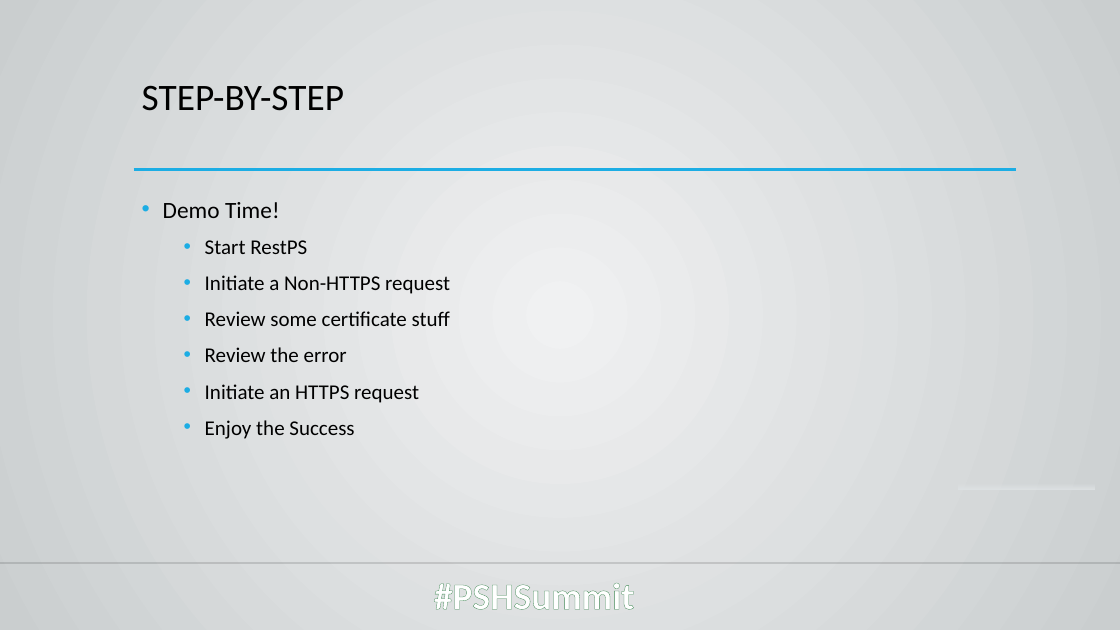
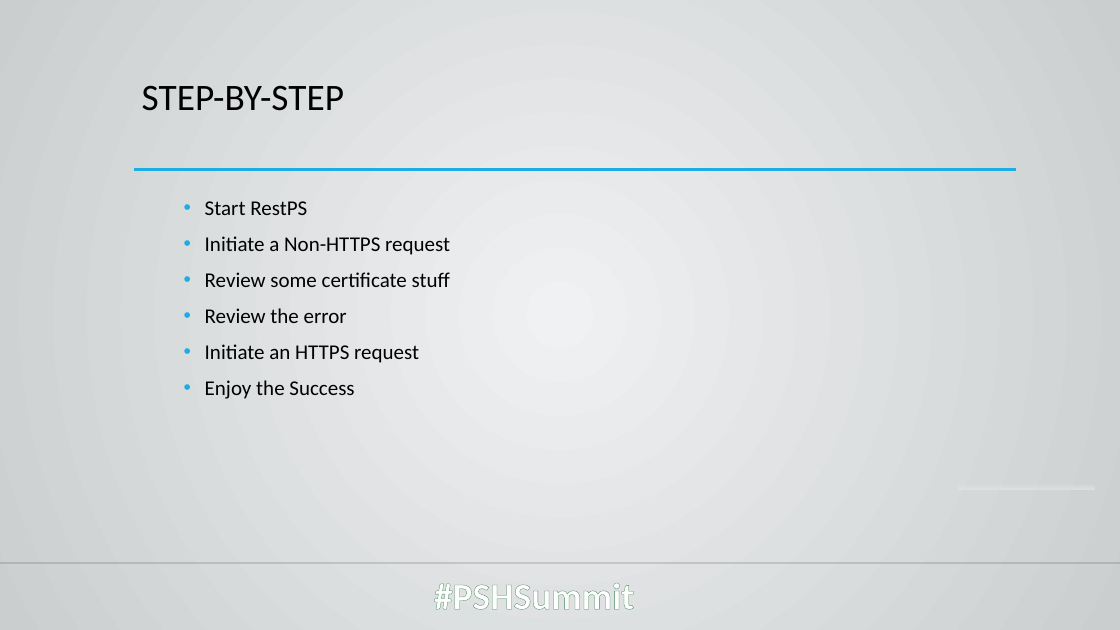
Before and after one commit to jpsider/Invoke-Automation, a slide deck: slide 6 of Powershell/PowerShellConference2022/Sider_PSConf_2022.pptx. Drawn at 1120x630 pixels with LibreOffice and Linux fonts; fonts in the diff are those of the drawing; background and template pictures are left out. Boxes give left, top, right and bottom in pixels: in the first picture for what was removed or moved away, otherwise in the second. Text is boxed around its words. In the diff, an @@ line names an element or a change of style, - is before the commit and + after.

```diff
--- a/Powershell/PowerShellConference2022/Sider_PSConf_2022.pptx
+++ b/Powershell/PowerShellConference2022/Sider_PSConf_2022.pptx
@@ text at (163,202,280,218): paragraph removed @@
-• Demo Time!
```
Also in this commit, not shown: 3 other slides changed, 1 slide added, 3 other files.
